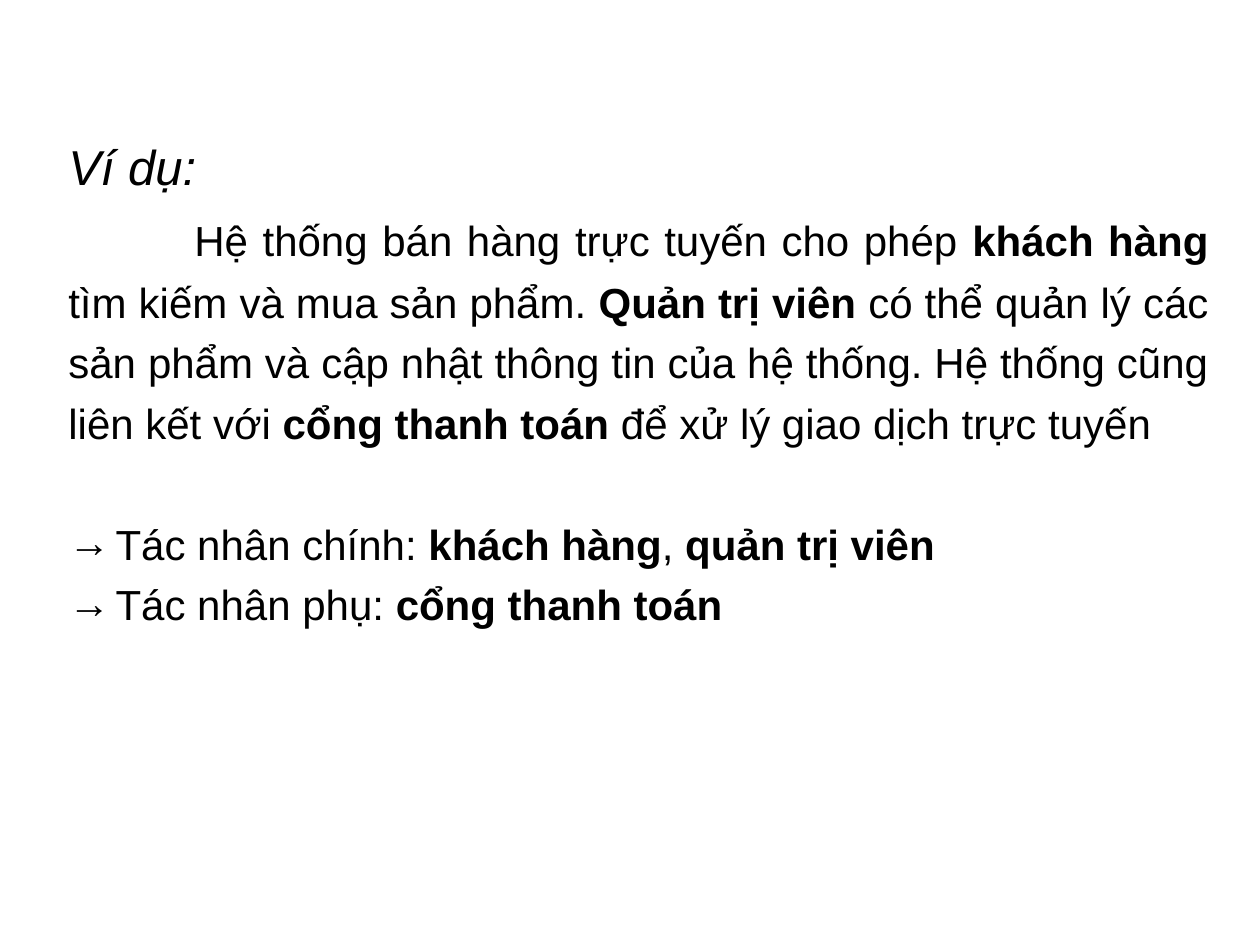
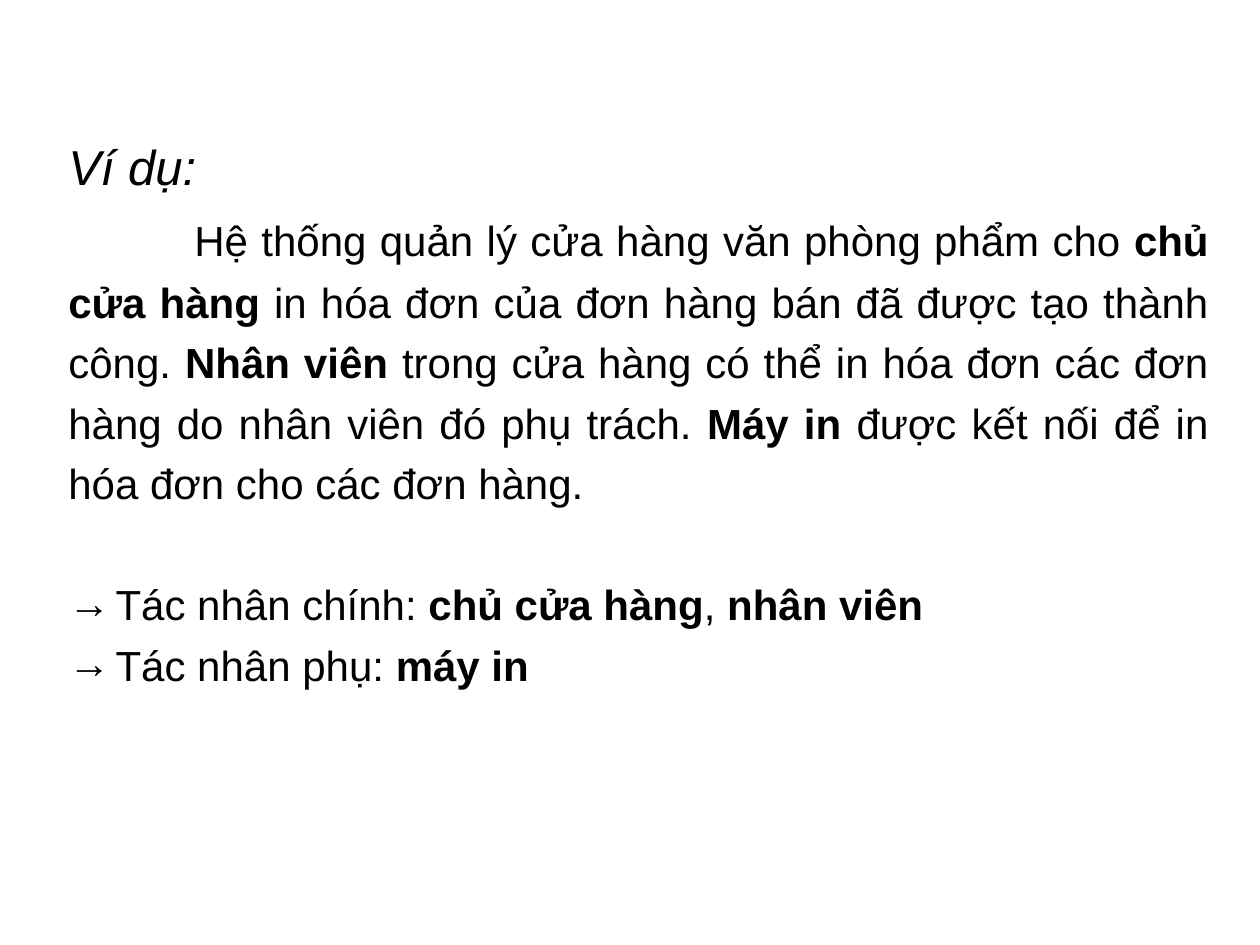
Before and after one commit to HienNguyen482412/UML_Doc, a slide deck: slide 9 of Slide.pptx. Drawn at 1260x945 pixels with LibreOffice and Linux fonts; fonts in the diff are those of the drawing; background and template pictures are left out. Boxes give left, top, right and bottom in pixels: in the first picture for what was removed or moved away, otherwise in the second. Text is boxed around its words. In the diff, an @@ line names an element or a change of style, - is before the commit and + after.

```diff
--- a/Slide.pptx
+++ b/Slide.pptx
@@ text at (x1=68, y1=222, x2=1209, y2=689): text changed @@
-Hệ thống bán hàng trực tuyến cho phép khách hàng tìm kiếm và mua sản phẩm. Quản trị viên có thể quản lý các sản phẩm và cập nhật thông tin của hệ thống. Hệ thống cũng liên kết với cổng thanh toán để xử lý giao dịch trực tuyến
-→ Tác nhân chính: khách hàng, quản trị viên
-→ Tác nhân phụ: cổng thanh toán
+Hệ thống quản lý cửa hàng văn phòng phẩm cho chủ cửa hàng in hóa đơn của đơn hàng bán đã được tạo thành công. Nhân viên trong cửa hàng có thể in hóa đơn các đơn hàng do nhân viên đó phụ trách. Máy in được kết nối để in hóa đơn cho các đơn hàng.
+→ Tác nhân chính: chủ cửa hàng, nhân viên
+→ Tác nhân phụ: máy in
```
Also in this commit, not shown: 3 other slides changed, 2 other files.
